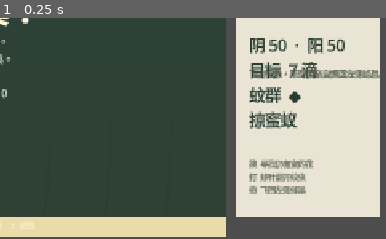
Above: before the commit, frame 1.
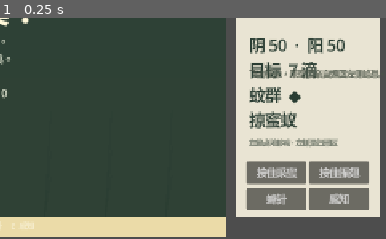
Above: after the commit, the same moment.

Repository: alanthssss/nameless-becoming
Game: Godot game, scene res://main.tscn
The game is run twice, just before and just after one commit, with the same random seed, the same clock (stepped at 60 frames per second) and the same inputs.
Inputs:
- Up to frame 1 (0.25 s): no input
The pictures show only the part of the screen within x 50-100%, y 50-100%; the shares and areas given below are measured in that part.

The runs differ from the first frame. In frame 1, 7.2% of the frame differs, in the area x 63-96%, y 54-87%.

Commit message:
Complete mouse-only gameplay controls

Diff:
--- a/godot/scripts/main.gd
+++ b/godot/scripts/main.gd
@@ -172,7 +172,11 @@
 	detail_label.autowrap_mode = TextServer.AUTOWRAP_WORD_SMART
 	message_label = make_label(side, message, Vector2(20, 300), Vector2(190, 135), 13, Color("4c5548"))
 	message_label.autowrap_mode = TextServer.AUTOWRAP_WORD_SMART
-	make_label(side, "搜  寻找仍有蜜的花\n打  蜂针震开蚊虫\n撤  飞回左侧蜂巢", Vector2(20, 445), Vector2(190, 80), 12, Color("556054"))
+	make_label(side, "左键点地移动 · 左侧是归巢区", Vector2(20, 412), Vector2(190, 38), 11, Color("556054"))
+	make_mouse_action(side, "按住采蜜", "harvest", Vector2(16, 450), true)
+	make_mouse_action(side, "按住振翅", "dash", Vector2(116, 450), true)
+	make_mouse_action(side, "蜂针", "sting", Vector2(16, 492), false)
+	make_mouse_action(side, "感知", "sense", Vector2(116, 492), false)
 
 	var tips := make_label(ui, "WASD / 方向键  飞行     空格  采蜜     Shift  振翅     J  蜂针     E  感知", Vector2(34, 690), Vector2(970, 24), 12, Color("f7f0d5"))
 	tips.horizontal_alignment = HORIZONTAL_ALIGNMENT_CENTER
@@ -214,6 +218,24 @@
 	var value := make_label(panel, "0", Vector2(100, 8), Vector2(75, 30), 17, Color("26342b"))
 	value.horizontal_alignment = HORIZONTAL_ALIGNMENT_RIGHT
 	return value
+
+func make_mouse_action(parent: Node, caption: String, action: String, position: Vector2, hold: bool) -> Button:
+	var button := Button.new()
+	button.text = caption
+	button.position = position
+	button.size = Vector2(96, 36)
+	if hold:
+		button.button_down.connect(func(): Input.action_press(action))
+		button.button_up.connect(func(): Input.action_release(action))
+	else:
+		button.pressed.connect(pulse_action.bind(action))
+	parent.add_child(button)
+	return button
+
+func pulse_action(action: String) -> void:
+	Input.action_press(action)
+	await get_tree().process_frame
+	Input.action_release(action)
 
 func show_intro() -> void:
 	phase = "intro"
--- a/godot/tests/smoke_test.gd
+++ b/godot/tests/smoke_test.gd
@@ -94,6 +94,10 @@
 	if load("res://scripts/sound_feedback.gd") == null:
 		failures.append("程序化音效脚本无法加载")
 
+	for action in ["harvest", "dash", "sting", "sense"]:
+		if not InputMap.has_action(action):
+			failures.append("缺少玩家动作映射 %s" % action)
+
 	if failures.is_empty():
 		print("SMOKE TEST PASSED: Godot project and 4 seasonal stages are valid")
 		quit(0)
Not shown, changed: docs/BUILD_MANIFEST.md
Not shown, changed: docs/PROJECT_LOG.md
Not shown, changed: docs/RELEASE_CHECKLIST.md
